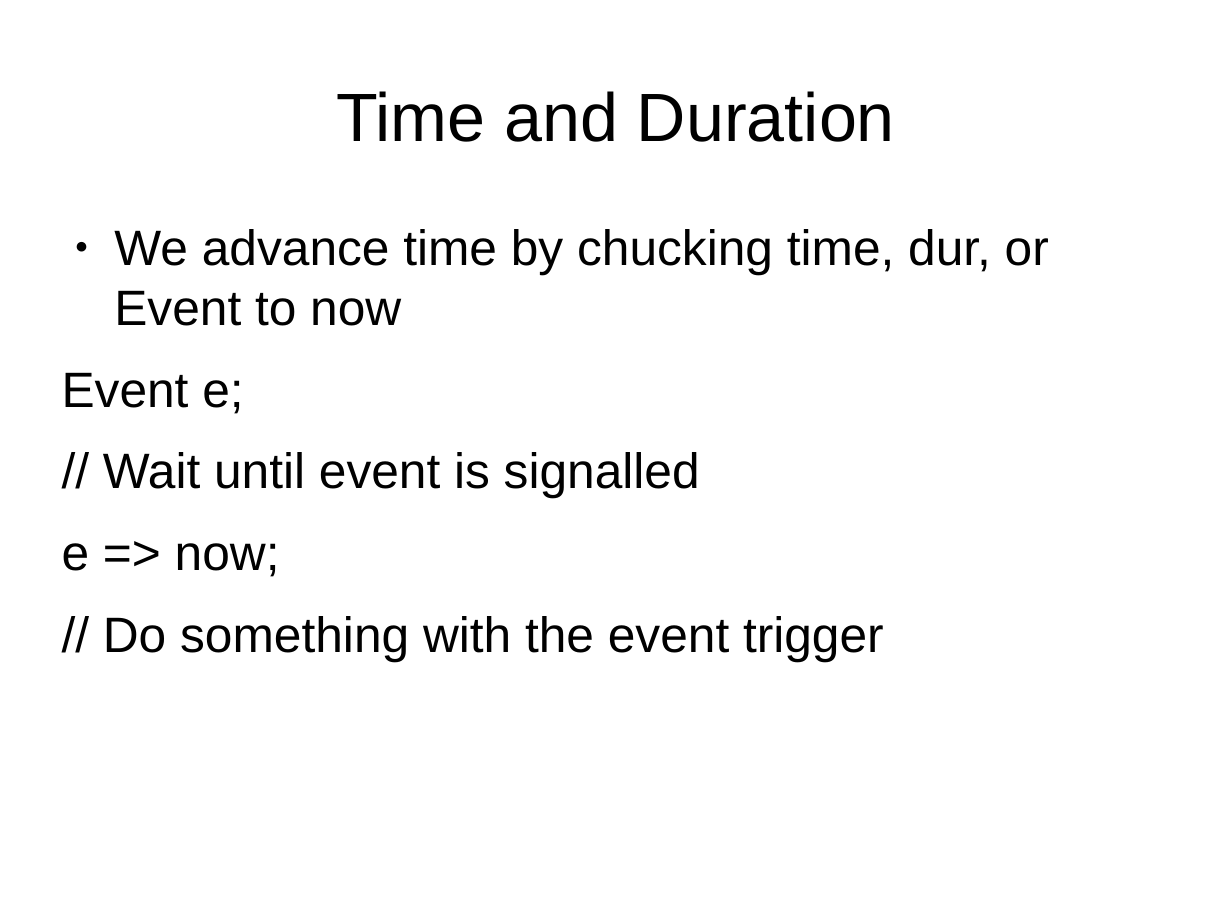
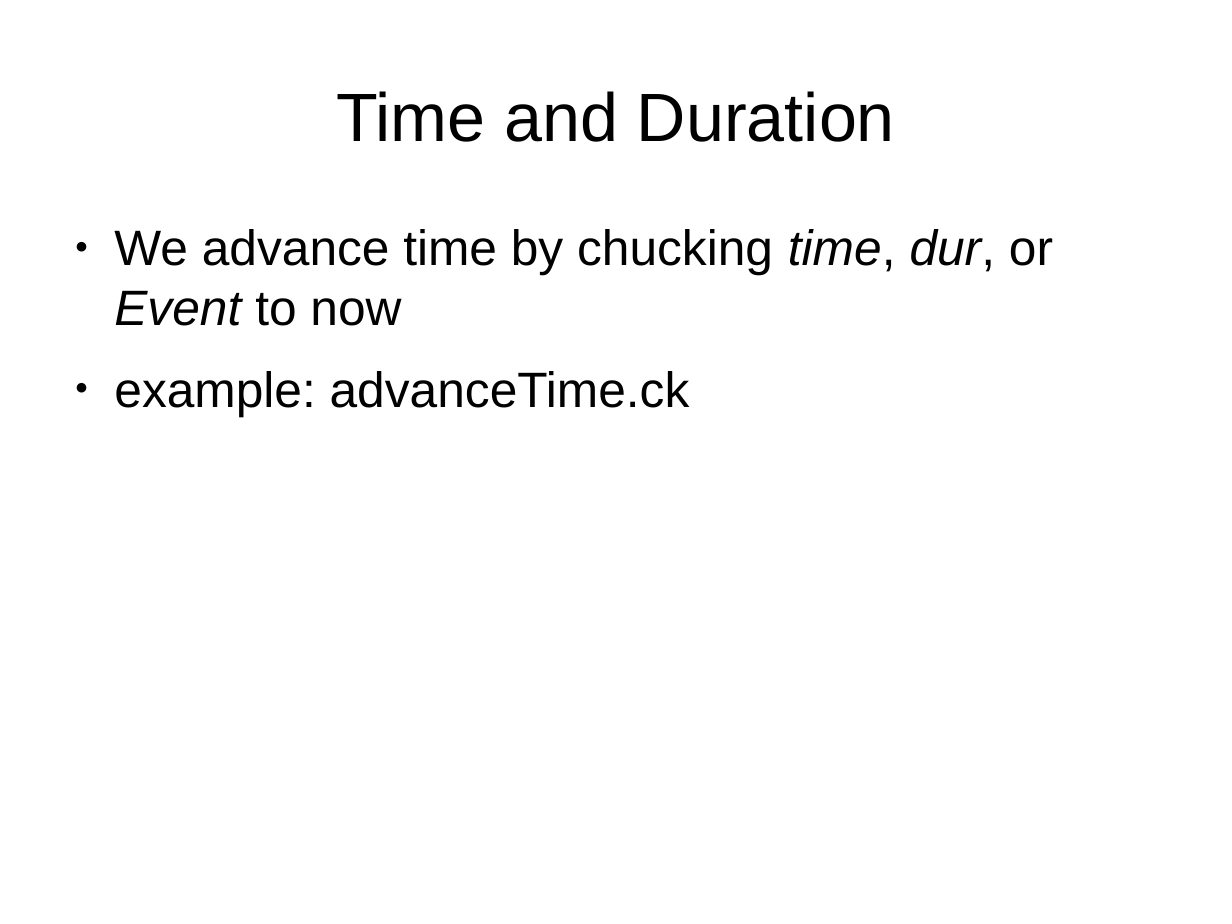
Before and after one commit to briansorahan/txlf-2013-chuck-talk, a slide deck: slide 25 of ChuckTalk.odp (slide 28 before the commit). Drawn at 1232x924 pixels with LibreOffice and Linux fonts; fonts in the diff are those of the drawing. Boxes give left, top, right and bottom in pixels: in the first picture for what was removed or moved away, otherwise in the second. Text is boxed around its words. In the diff, an @@ line names an element or a change of style, - is before the commit and + after.

Commit message:
added some time examples

```diff
--- a/ChuckTalk.odp
+++ b/ChuckTalk.odp
@@ text at bbox=[114, 229, 1053, 326]: italic on in "time, dur, Event" @@
@@ text at bbox=[114, 371, 690, 416]: text changed @@
-Event e;
-// Wait until event is signalled
-e => now;
-// Do something with the event trigger
+● example: advanceTime.ck
```
Also in this commit, not shown: 4 other slides changed, 3 slides removed, 3 other files.
